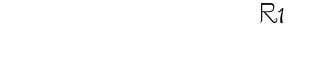
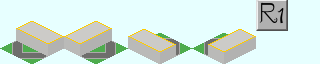
Before/after of a 320 x 64 layered artwork. What changed in the layer stack:
added layer "Simple_Station_Base.png" over [0, 0, 320, 64]
